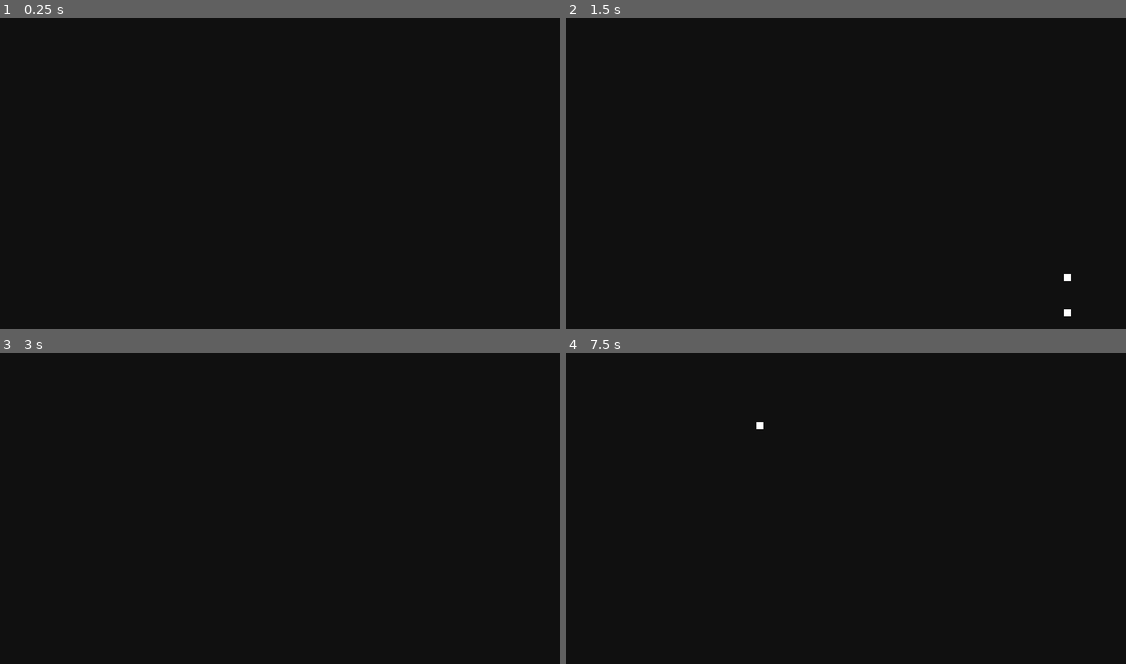
Above: before the commit, frames 1-4 (two rows, left to right).
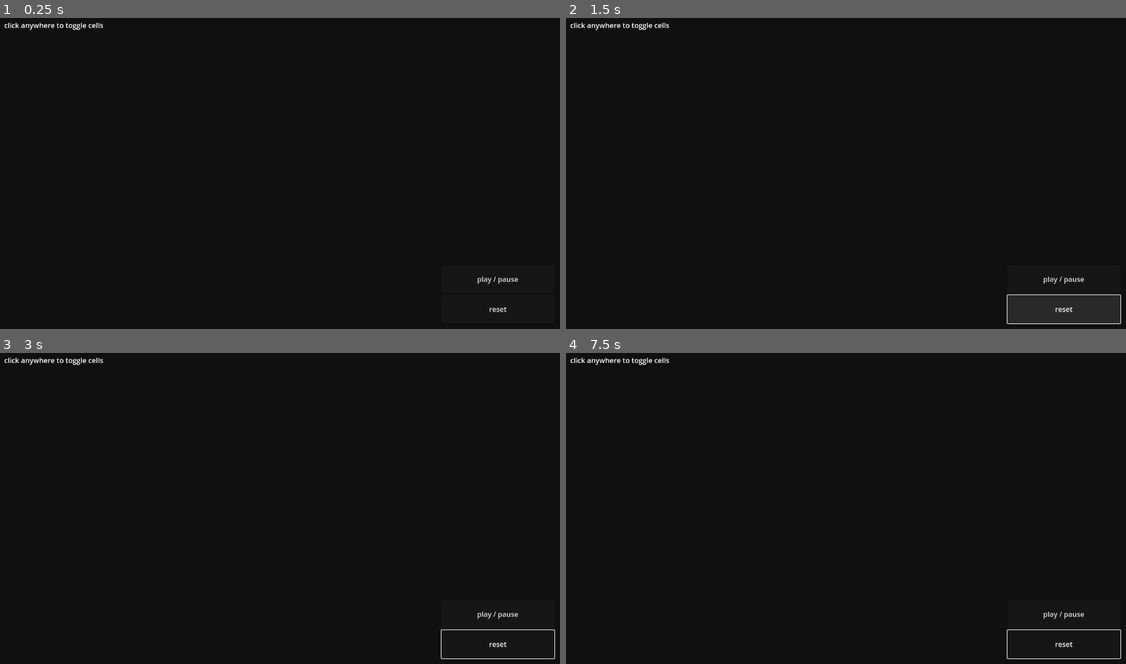
Above: after the commit, the same moments.

Repository: P3NG00/ConwaysGameOfLife_Godot
Game: Godot game, scene res://main.tscn
Same seed, same stepped clock (60 frames per second), same inputs: the game is played once before the commit and once after it.
Inputs (mouse positions are in pixels of both pictures, inside the frame that each line leads up to):
- Up to frame 1 (0.25 s): no input
- Up to frame 2 (1.5 s): click (1064, 279) at 0.5 s, where only the run after the commit has a clickable "play / pause"; click (1064, 310) at 1.25 s, where only the run after the commit has a clickable "reset"
- Up to frame 3 (3 s): move the mouse to (403, 489) at 2.02 s; hold Right mouse button (cgol_drag_view) 2.03-2.78 s; move the mouse to (168, 524) at 2.77 s; tap Shift (cgol_next_frame) at 2.85 s
- Up to frame 4 (7.5 s): move the mouse to (902, 436) at 3.52 s; click (902, 436) at 3.6 s; move the mouse to (818, 570) at 4.27 s; tap Mouse wheel up (cgol_zoom_in) at 4.35 s; move the mouse to (1014, 555) at 5.02 s; tap Mouse wheel down (cgol_zoom_out) at 5.1 s; move the mouse to (678, 458) at 5.77 s; right-click (678, 458) at 5.85 s; move the mouse to (874, 505) at 6.52 s; tap Shift (cgol_next_frame) at 6.6 s; move the mouse to (762, 427) at 7.27 s; click (762, 427) at 7.35 s

The runs differ from the first frame. In frame 1, 0.3% of the frame differs, in the area x 0-93%, y 1-95%; in frame 2, 2.2%, in the area x 0-100%, y 1-99%; in frame 3, 0.4%; in frame 4, 0.4%.

Commit message:
began adding ui

Diff:
--- a/main.gd
+++ b/main.gd
@@ -43,6 +43,7 @@
     cell_grid_draw_size = cell_grid_size * cell_size
 
 func create_cells() -> void:
+    cells.clear()
     for x in cell_grid_size.x:
         for y in cell_grid_size.y:
             cells.append(Cell.new())
@@ -113,6 +114,12 @@
     cell_grid_draw_size = cell_grid_size * cell_size
     queue_redraw()
 
+func toggle_play_pause() -> void:
+    if timer.is_stopped():
+        timer.start()
+    else:
+        timer.stop()
+
 
 # cell
 class Cell:
@@ -133,16 +140,14 @@
 
 # godot
 func _ready() -> void:
+    camera_offset = Vector2i.ZERO
     adjust_grid_size_to_viewport()
     create_cells()
 
 func _process(_delta: float) -> void:
     # play/pause
     if Input.is_action_just_pressed('cgol_play_pause'):
-        if timer.is_stopped():
-            timer.start()
-        else:
-            timer.stop()
+        toggle_play_pause()
     # next frame
     if Input.is_action_just_pressed('cgol_next_frame'):
         next_frame()
--- a/main.tscn
+++ b/main.tscn
@@ -16,4 +16,42 @@
 [node name="Timer" type="Timer" parent="."]
 wait_time = 0.1
 
+[node name="MarginContainer" type="MarginContainer" parent="."]
+layout_mode = 1
+anchors_preset = 15
+anchor_right = 1.0
+anchor_bottom = 1.0
+grow_horizontal = 2
+grow_vertical = 2
+theme_override_constants/margin_left = 16
+theme_override_constants/margin_top = 16
+theme_override_constants/margin_right = 16
+theme_override_constants/margin_bottom = 16
+
+[node name="Label" type="Label" parent="MarginContainer"]
+layout_mode = 2
+size_flags_vertical = 0
+text = "click anywhere to toggle cells"
+
+[node name="HFlowContainer" type="HFlowContainer" parent="MarginContainer"]
+layout_mode = 2
+size_flags_horizontal = 8
+size_flags_vertical = 8
+
+[node name="ButtonPlayPause" type="Button" parent="MarginContainer/HFlowContainer"]
+custom_minimum_size = Vector2(256, 64)
+layout_mode = 2
+size_flags_horizontal = 8
+size_flags_vertical = 8
+text = "play / pause"
+
+[node name="ButtonReset" type="Button" parent="MarginContainer/HFlowContainer"]
+custom_minimum_size = Vector2(256, 64)
+layout_mode = 2
+size_flags_horizontal = 8
+size_flags_vertical = 8
+text = "reset"
+
 [connection signal="timeout" from="Timer" to="." method="next_frame"]
+[connection signal="button_up" from="MarginContainer/HFlowContainer/ButtonPlayPause" to="." method="toggle_play_pause"]
+[connection signal="button_up" from="MarginContainer/HFlowContainer/ButtonReset" to="." method="create_cells"]
